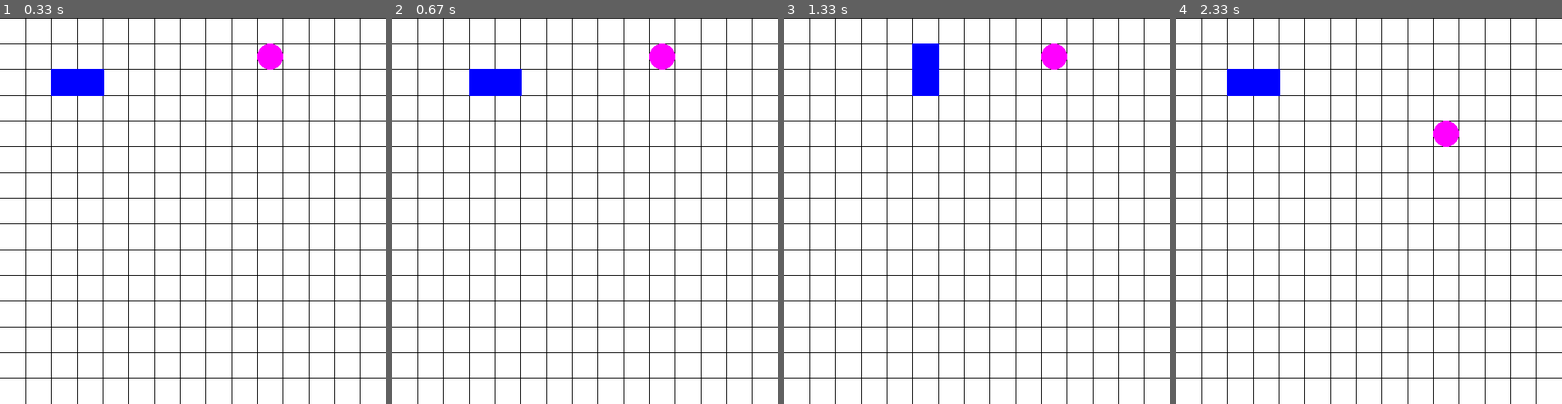
Above: before the commit, frames 1-4 (left to right).
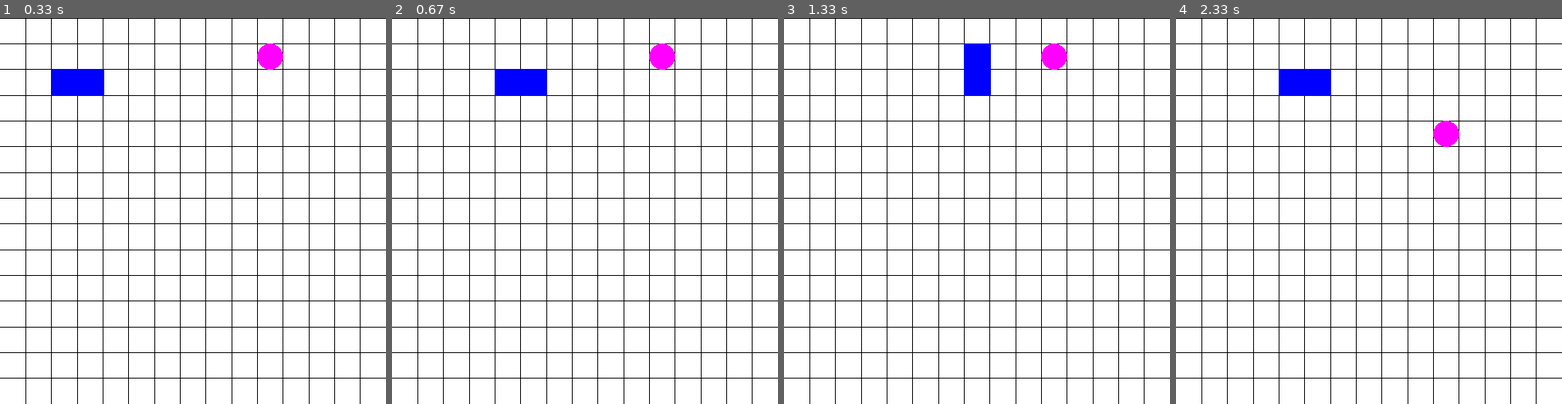
Above: after the commit, the same moments.

Repository: 1m188/snake
Game: pygame game, started from snake_pygame/main.py
Two runs of this game, one before a commit and one after it. Both use one fixed random seed, a clock stepped at 60 frames per second and the inputs below.
Inputs:
- Up to frame 1 (0.33 s): no input
- Up to frame 2 (0.67 s): tap Enter at 0.33 s
- Up to frame 3 (1.33 s): hold W from 1.17 s (still down)
- Up to frame 4 (2.33 s): release W at 1.63 s

Frame 1 is identical in both runs. In frame 2, 0.9% of the frame differs, in the area x 20-41%, y 13-21%; in frame 3, 1.9%, in the area x 33-54%, y 6-21%; in frame 4, 1.9%.

Commit message:
添加注释，加快移动速度

Diff:
--- a/snake_pygame/config.py
+++ b/snake_pygame/config.py
@@ -10,5 +10,6 @@
 horzInr = width / horzInrNum
 vertInr = height / vertInrNum
 
+# 蛇移动事件
 snakeMoveEventID = 1
-snakeMoveTimeInr = 300
+snakeMoveTimeInr = 200
